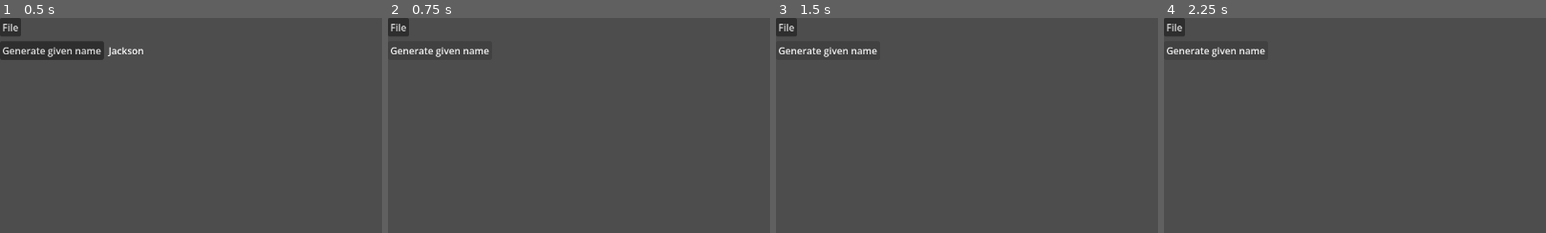
Above: before the commit, frames 1-4 (left to right).
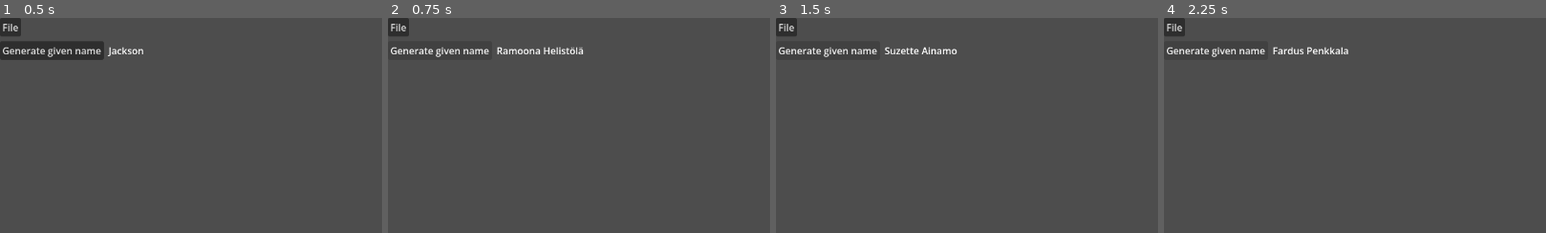
Above: after the commit, the same moments.

Repository: fish-food89/obfuscator89
Game: Godot game, scene res://scenes/main/main.tscn
The game is run twice, just before and just after one commit, with the same random seed, the same clock (stepped at 60 frames per second) and the same inputs.
Inputs:
- Up to frame 1 (0.5 s): no input
- Up to frame 2 (0.75 s): click "Generate given name" at 0.5 s
- Up to frame 3 (1.5 s): click "Generate given name" at 1.25 s
- Up to frame 4 (2.25 s): click "Generate given name" at 2 s
The pictures show only the part of the screen within x 0-50%, y 0-50%; the shares and areas given below are measured in that part.

Frame 1 is identical in both runs. In frame 2, 0.4% of the frame differs, in the area x 28-52%, y 13-17%; in frame 3, 0.3%; in frame 4, 0.4%.

Commit message:
Got name generation from with FilePointers to work
The back bone is in place for memory efficient data
reading on demand!

Diff:
--- a/src/classes/file_metadata.gd
+++ b/src/classes/file_metadata.gd
@@ -24,3 +24,13 @@
             "file_pointers": len(file_pointers),
             "id": self.get_instance_id(),
         })
+
+
+func get_random_file_value() -> String:
+    var file_pointer: FilePointer = file_pointers.pick_random()
+    var file: FileAccess = FileAccess.open(
+        file_path,
+        FileAccess.ModeFlags.READ,
+    )
+    file.seek(file_pointer.start_pos)
+    return file.get_buffer(file_pointer.length).get_string_from_utf8()
--- a/src/classes/file_pointer.gd
+++ b/src/classes/file_pointer.gd
@@ -17,6 +17,13 @@
     set(_value):
         self._set_not_allowed("end_pos")
 
+var length: int:
+    get:
+        # Offset by + 1 to include the last character in the length.
+        return _end_pos - _start_pos + 1
+    set(_value):
+        self._set_not_allowed("length")
+
 
 func _init(
         start_pos_: int,
--- a/src/classes/file_pointer_reader.gd
+++ b/src/classes/file_pointer_reader.gd
@@ -2,12 +2,12 @@
 extends RefCounted89
 ## A reader which creates `FilePointer´ objects.
 
-const _BUFFER_SIZE: int = 1024
+const _BUFFER_SIZE: int = 10
 
 
 static func scan(
         file: FileAccess,
-        delimiter: String,
+        delimiter: int,
         file_pointers: Array[FilePointer],
 ) -> void:
     # Set the file cursor to the beginning of the file.
@@ -16,14 +16,15 @@
 
     while file.get_position() < file.get_length():
         var offset: int = file.get_position()
-        var buffer: String = file.get_buffer(_BUFFER_SIZE).get_string_from_utf8()
+        var buffer: PackedByteArray = file.get_buffer(_BUFFER_SIZE)
         var find_pos: int = buffer.find(delimiter, 0)
 
         while find_pos >= 0:
+            var end_pos: int = offset + find_pos
             var file_pointer: FilePointer = FilePointer.new(
                 start_pos,
-                find_pos + offset,
+                end_pos,
             )
             file_pointers.append(file_pointer)
-            start_pos = find_pos + 1
-            find_pos = buffer.find(delimiter, start_pos)
+            start_pos = end_pos + 1
+            find_pos = buffer.find(delimiter, find_pos + 1)
--- a/src/scenes/main/generate_given_name.gd
+++ b/src/scenes/main/generate_given_name.gd
@@ -11,27 +11,16 @@
         "surname": _get_random_surname(),
     })
 
-    # for file_path in DataFiles._files.keys():
-    #     var metadata: FileMetadata = DataFiles._files[file_path]
 
-    #     if len(output.text):
-    #         output.text += "\n"
-
-    #     output.text += "{file_path}: {metadata}".format({
-    #         "file_path": file_path,
-    #         "metadata": metadata,
-    #     })
-
-    #     print(metadata.file_pointers[0])
+func _remove_last_character(value: String) -> String:
+    return value.substr(0, value.length() - 1)
 
 
-# TODO: IMPLEMENT
 func _get_random_given_name() -> String:
-    Utils.not_implemented_error()
-    return ""
+    var value: String = DataFiles.category[DataFiles.Category.GIVEN_NAME].files.get_random_file_value()
+    return _remove_last_character(value)
 
 
-# TODO: IMPLEMENT
 func _get_random_surname() -> String:
-    Utils.not_implemented_error()
-    return ""
+    var value: String = DataFiles.category[DataFiles.Category.SURNAME].files.get_random_file_value()
+    return _remove_last_character(value)
--- a/src/singletons/data_files.gd
+++ b/src/singletons/data_files.gd
@@ -8,6 +8,7 @@
 const _DIRECTORY: String = "directory"
 const _FILES: String = "files"
 const _METADATA: String = "metadata"
+const _NEWLINE_CHAR: int = 10
 
 const FILE_PATH_BASE: String = "res://data"
 
@@ -67,6 +68,7 @@
 ## While scanning it gathers the files' metadata and stores them to this
 ## singleton.
 func _scan() -> void:
+    const DELIMITER: int = _NEWLINE_CHAR
     var _file_paths: PackedStringArray
 
     Utils.FileSystem.list_dir_files(
@@ -89,10 +91,48 @@
         var metadata: FileMetadata = FileMetadata.new()
         metadata.file_path = file_path
         metadata.length = file.get_length()
+
         FilePointerReader.scan(
             file,
-            "\n",
+            DELIMITER,
             metadata.file_pointers,
         )
 
+        if _verify_file_pointers(
+                DELIMITER,
+                file,
+                metadata,
+        ):
+            continue
+
         _category[discovered_category][_FILES] = metadata
+
+
+func _verify_file_pointers(
+        delimiter: int,
+        file: FileAccess,
+        metadata: FileMetadata,
+) -> Utils.Error89:
+    for i in range(metadata.file_pointers.size()):
+        var file_pointer: FilePointer = metadata.file_pointers[i]
+        file.seek(file_pointer.start_pos)
+
+        var buffer: PackedByteArray = file.get_buffer(file_pointer.length)
+
+        if buffer[-1] != delimiter:
+            push_error(
+                (
+                    "Could not find the expected delimiter `{delimiter}` from "
+                    + "the `end_pos` of `{file_pointer}` at index `{index}` of "
+                    + "`{metadata}`. Found `{value}` instead."
+                ).format({
+                    "delimiter": delimiter,
+                    "file_pointer": file_pointer,
+                    "index": i,
+                    "metadata": metadata,
+                    "value": buffer[-1],
+                })
+            )
+            return Utils.Error89.DOES_NOT_END_WITH_DELIMITER
+
+    return Utils.Error89.OK
--- a/src/singletons/utils.gd
+++ b/src/singletons/utils.gd
@@ -1,5 +1,13 @@
 extends Node
 ## General utilities.
+
+
+## A custom error enumerator. `OK` is the only member that is shared with the
+## built in `Error` enumerator. Everything else is greater or equal to 89.
+enum Error89 {
+    OK = Error.OK,
+    DOES_NOT_END_WITH_DELIMITER = 89,
+}
 
 
 ## File system related utilities.
